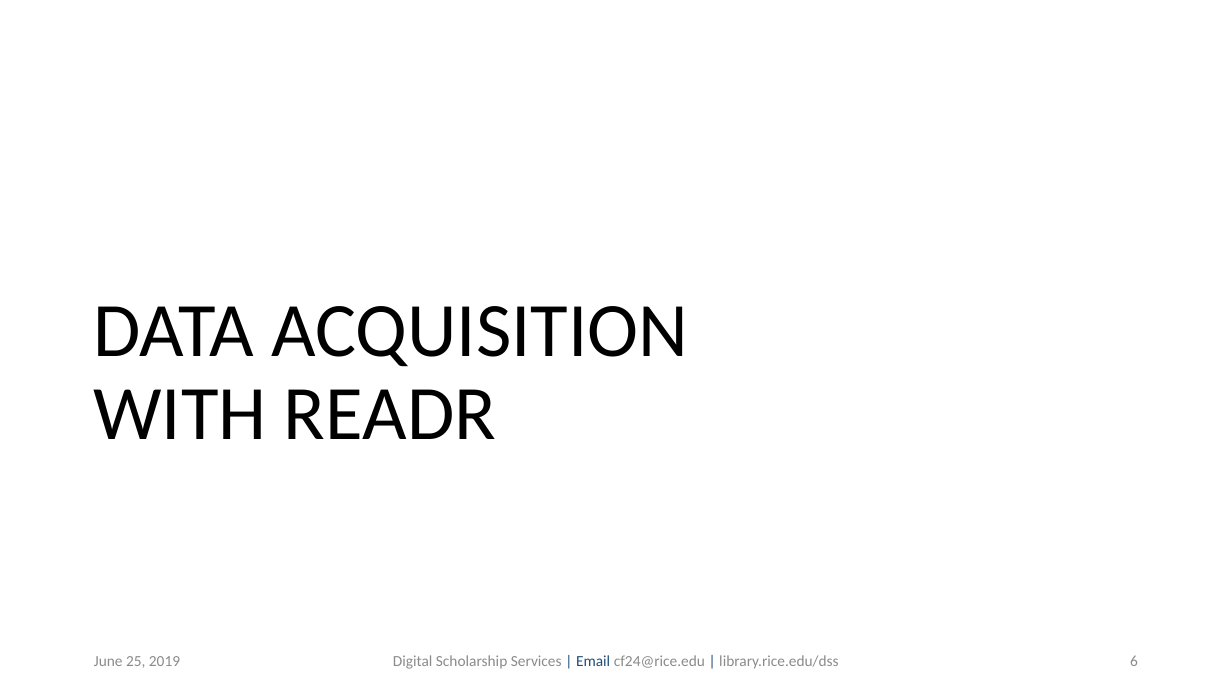
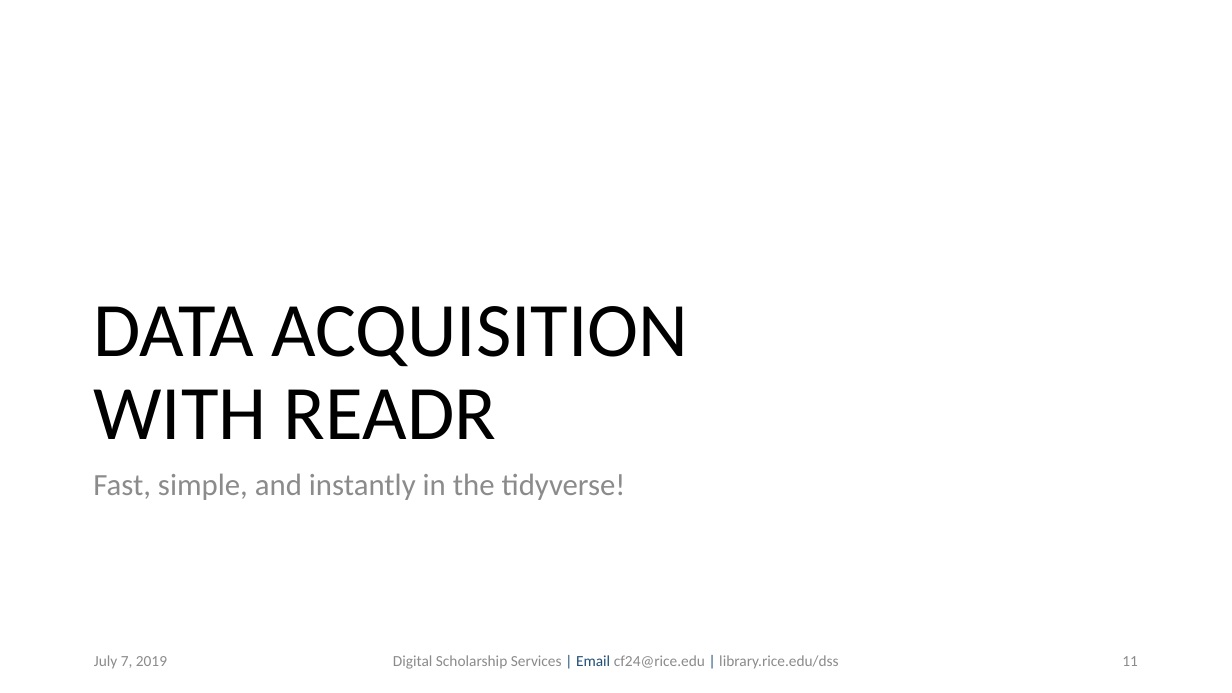
Before and after one commit to bakitybacon/rice-data-and-donuts, a slide deck: slide 11 of Rviz/R Visualization and Data Manipulation.pptx (slide 6 before the commit). Drawn at 1232x693 pixels with LibreOffice and Linux fonts; fonts in the diff are those of the drawing; background and template pictures are left out. Boxes give left, top, right and bottom in pixels: in the first picture for what was removed or moved away, otherwise in the second. Text is boxed around its words. In the diff, an @@ line names an element or a change of style, - is before the commit and + after.

Commit message:
updates to tidyverse

```diff
--- a/Rviz/R Visualization and Data Manipulation.pptx
+++ b/Rviz/R Visualization and Data Manipulation.pptx
@@ text added at [93, 473, 626, 500], 24 pt, text #8C8C8C @@
+Fast, simple, and instantly in the tidyverse!
@@ text at [94, 655, 167, 669]: text changed @@
-June 25, 2019
+July 7, 2019
@@ page number at [1122, 656, 1138, 666]: text changed @@
-6
+11
```
Also in this commit, not shown: 12 other slides changed, 19 slides added, 2 other files.
